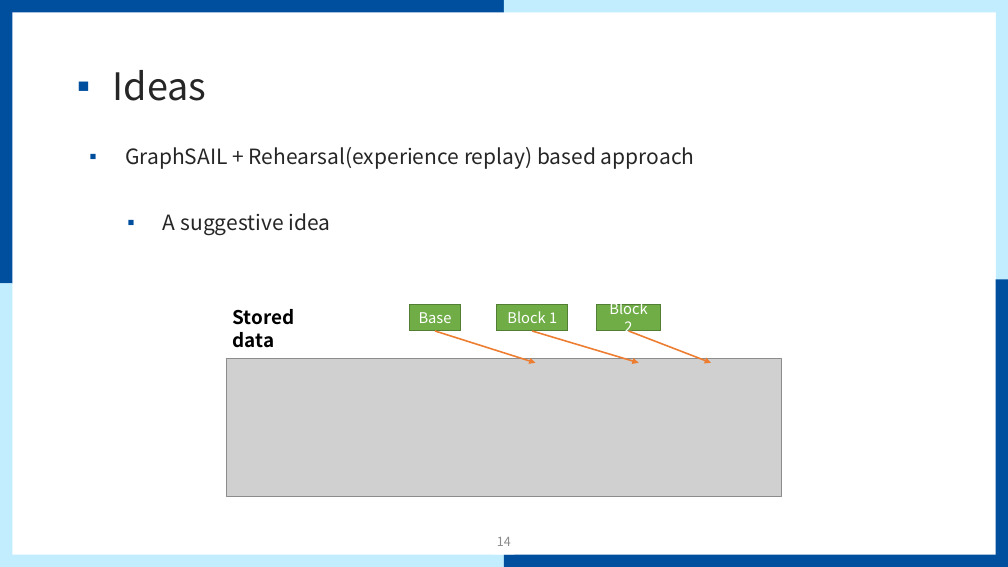
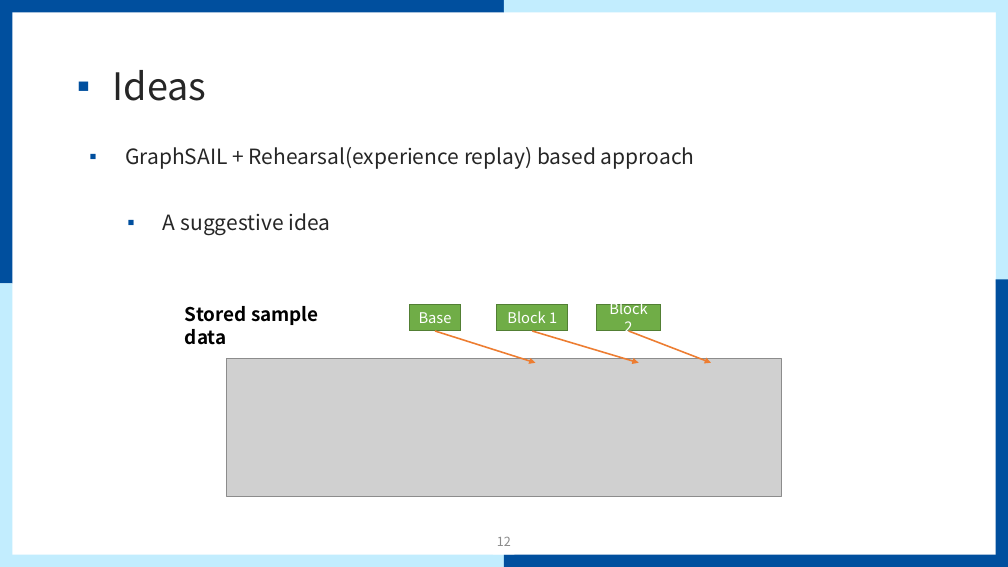
Before and after one commit to mmvv11/GraduateStudies, a slide deck: slide 12 of papers/papersForKCC/논문 관련 조사 및 아이디어.pptx (slide 14 before the commit). Drawn at 1008x567 pixels with LibreOffice and Linux fonts; fonts in the diff are those of the drawing; grey boxes stand for pictures; background and template pictures are left out. Boxes give left, top, right and bottom in pixels: in the first picture for what was removed or moved away, otherwise in the second. Text is boxed around its words. In the diff, an @@ line names an element or a change of style, - is before the commit and + after.

```diff
--- a/papers/papersForKCC/논문 관련 조사 및 아이디어.pptx
+++ b/papers/papersForKCC/논문 관련 조사 및 아이디어.pptx
@@ text at (185, 306, 319, 345): text changed @@
-Stored data
+Stored sample data
@@ page number at (497, 537, 511, 546): text changed @@
-14
+12
```
Also in this commit, not shown: 6 other slides changed, 2 slides added, 3 other files.
